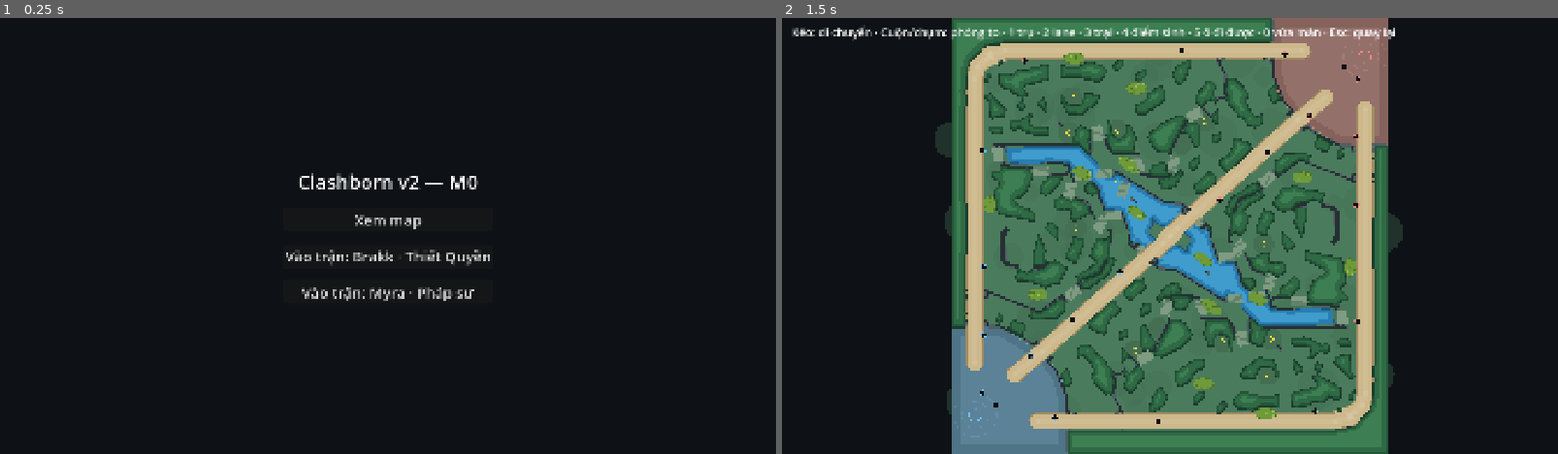
Above: before the commit, frames 1-2 (left to right).
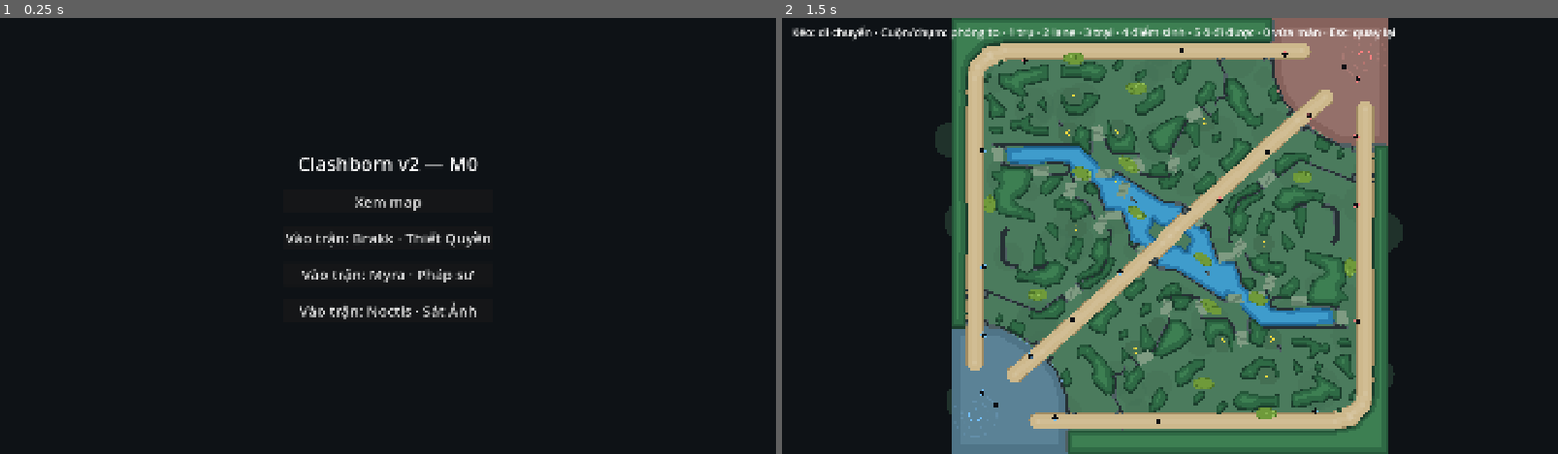
Above: after the commit, the same moments.

Repository: langhoangtien/clash-born-v2
Game: Godot game, scene res://app/main.tscn
The game is run twice, just before and just after one commit, with the same random seed, the same clock (stepped at 60 frames per second) and the same inputs.
Inputs (mouse positions are in pixels of both pictures, inside the frame that each line leads up to):
- Up to frame 1 (0.25 s): no input
- Up to frame 2 (1.5 s): click "Xem map" at 0.5 s; tap Enter at 1.25 s; move the mouse to (1340, 214) at 1.27 s; hold D from 1.28 s (still down); tap 0 at 1.35 s; click (1340, 214) at 1.42 s

The runs differ from the first frame. In frame 1, 2.5% of the frame differs, in the area x 36-64%, y 32-70%; in frame 2, nothing differs.

Commit message:
M5.4: Noctis đầy đủ + chiêu ưu tiên mục tiêu đang khóa
- test_noctis: số liệu, chí mạng PRD, Q lướt, W tàng hình + phục kích, R lộ diện + khuếch đại, 3 talent
- Q II nghe unit_died (hạ bất kỳ ai)
- QuickCast: ưu tiên mục tiêu khóa / đang đánh (CTL-06)
- màn khởi động: vào trận Noctis; vệt lướt đậm hơn
- 431 test xanh (+10), soak xanh; D-75

Co-Authored-By: Claude Opus 5.5 <noreply@anthropic.com>
Claude-Session: https://claude.ai/code/session_01U9XXiwXKA4KHDW2xJbUPmE

Diff:
--- a/app/main.gd
+++ b/app/main.gd
@@ -6,7 +6,7 @@
 const MAP_VIEWER: String = "res://app/map_viewer.tscn"
 const MATCH_SCENE: String = "res://app/match_scene.tscn"
 ## Tướng chơi thử được (tạm, tới khi có màn chọn tướng M8).
-const PLAYABLE: Array[StringName] = [&"brakk", &"myra"]
+const PLAYABLE: Array[StringName] = [&"brakk", &"myra", &"noctis"]
 
 
 func _ready() -> void:
--- a/app/quick_cast.gd
+++ b/app/quick_cast.gd
@@ -27,9 +27,16 @@
 	return Command.cast(hero.id, slot)
 
 
-## Hero địch gần nhất trong tầm, rồi đơn vị địch hợp lệ gần nhất.
+## CTL-06: mục tiêu đang khóa / đang đánh (D-75), rồi hero địch gần nhất trong tầm, rồi đơn vị
+## địch hợp lệ gần nhất.
 static func target(world: World, hero: Entity, a: AbilityInstance, reach: float) -> Entity:
 	var search: float = (reach if reach > 0.0 else 600.0) + world.balance.attack_search_bonus
+	var focus: int = hero.lock_target_id
+	if focus < 0 and hero.order.type == Order.Type.ATTACK and not hero.order.finished:
+		focus = hero.order.target_id
+	var preferred: Entity = world.find_entity(focus) if focus >= 0 else null
+	if preferred != null and Abilities.accepts(hero, a.def, preferred) and Rules.edge_distance(hero, preferred) <= search:
+		return preferred
 	var best: Entity = null
 	for e: Entity in world.entities:
 		if not Abilities.accepts(hero, a.def, e) or Rules.edge_distance(hero, e) > search:
--- a/content/effects/noctis_hunt_window.tres
+++ b/content/effects/noctis_hunt_window.tres
@@ -13,7 +13,7 @@
 
 [sub_resource type="Resource" id="Resource_0o0dh"]
 script = ExtResource("4_8x0oj")
-event = &"kill_credited"
+event = &"unit_died"
 actions = Array[ExtResource("2_fvqfo")]([SubResource("Resource_lfjgx")])
 
 [resource]
@@ -22,7 +22,7 @@
 tags = Array[StringName]([&"buff"])
 dispel = 2
 triggers = Array[ExtResource("4_8x0oj")]([SubResource("Resource_0o0dh")])
-removed_by = Array[StringName]([&"kill_credited"])
+removed_by = Array[StringName]([&"unit_died"])
 id = &"noctis_hunt_window"
 display_name = "Săn mồi"
 art_id = &"noctis_hunt_window"
--- a/tests/app/test_match_input.gd
+++ b/tests/app/test_match_input.gd
@@ -253,6 +253,29 @@
 	assert_eq(QuickCast.command(w, me, AbilityDef.Slot.Q).target_id, foe.id)
 	foe.position = Vector2(2000, 500)
 	assert_eq(QuickCast.command(w, me, AbilityDef.Slot.Q).target_id, creep.id, "không có hero thì lính gần nhất")
+
+
+func test_CTL_06_quick_cast_prefers_locked_or_attacked_target() -> void:
+	var w: World = World.new(1, load("res://content/balance/balance_settings.tres") as BalanceSettings)
+	var me: Entity = _unit_at(w, 0, Vector2(500, 500), Entity.Kind.HERO)
+	var creep: Entity = _unit_at(w, 1, Vector2(700, 500), Entity.Kind.LANE_CREEP)
+	var foe: Entity = _unit_at(w, 1, Vector2(600, 500), Entity.Kind.HERO)
+	var d: AbilityDef = AbilityDef.new()
+	d.slot = AbilityDef.Slot.Q
+	d.targeting = AbilityDef.Targeting.UNIT
+	d.values = {&"cast_range": PackedFloat32Array([400, 400, 400, 400, 400])}
+	var a: AbilityInstance = AbilityInstance.new()
+	a.def = d
+	a.slot = AbilityDef.Slot.Q
+	a.rank = 1
+	me.abilities.append(a)
+	me.lock_target_id = creep.id
+	assert_eq(QuickCast.command(w, me, AbilityDef.Slot.Q).target_id, creep.id, "mục tiêu đang khóa trước hero gần nhất")
+	me.lock_target_id = -1
+	me.order = Order.attack(creep.id)
+	assert_eq(QuickCast.command(w, me, AbilityDef.Slot.Q).target_id, creep.id, "mục tiêu đang đánh")
+	creep.position = Vector2(2000, 500)
+	assert_eq(QuickCast.command(w, me, AbilityDef.Slot.Q).target_id, foe.id, "mục tiêu khóa ra ngoài tầm tìm thì về luật cũ")
 
 
 func _unit_at(w: World, team: int, at: Vector2, kind: Entity.Kind) -> Entity:
--- /dev/null
+++ b/tests/sim/heroes/test_noctis.gd
@@ -0,0 +1,259 @@
+extends TestCase
+## M5.4: Noctis đúng bảng thiết kế (CONTENT.md), nội tại chí mạng, Q lướt, W tàng hình +
+## phục kích, R dấu tử thần, ba talent.
+
+const MAP_PATH: String = "res://data/maps/clashborn.tres"
+const BALANCE_PATH: String = "res://content/balance/balance_settings.tres"
+const EPS: float = 0.01
+const Slot := AbilityDef.Slot
+const PHYS := DamageFormulas.DamageType.PHYSICAL
+
+static var _map: MapLayout
+static var _lib: ContentLibrary
+
+
+func _world(seed_value: int = 4) -> World:
+	if _map == null:
+		_map = load(MAP_PATH) as MapLayout
+		_lib = ContentLibrary.load_dir()
+	var w: World = World.new(seed_value, load(BALANCE_PATH) as BalanceSettings)
+	w.map = _map
+	w.add_system(MovementSystem.new(), World.Phase.MOVEMENT)
+	MatchSetup.add_vision(w)
+	return w
+
+
+func _center() -> Vector2:
+	return _map.world_size() * 0.5 + Vector2(-900, 900)
+
+
+func _dir() -> Vector2:
+	return Vector2(1, -1).normalized()
+
+
+func _noctis(w: World, ranks: Array[int] = [0, 0, 0]) -> Entity:
+	var n: Entity = UnitFactory.hero(w, _lib.heroes[&"noctis"], 0, w.navigation(32.0).nearest_clear(_center()))
+	for i: int in range(3):
+		if ranks[i] > 0:
+			Abilities.set_rank(w, n, Abilities.of(n, [Slot.Q, Slot.W, Slot.R][i]), ranks[i])
+	n.mana = 5000.0
+	return n
+
+
+func _noctis20(w: World, talent: int) -> Entity:
+	var n: Entity = _noctis(w)
+	Progression.add_xp(w, n, 100000.0)
+	n.skill_points = 0
+	for slot: int in [Slot.Q, Slot.W, Slot.R]:
+		var a: AbilityInstance = Abilities.of(n, slot)
+		Abilities.set_rank(w, n, a, a.def.expected_ranks())
+	n.mana = 5000.0
+	w.submit(Command.choose_talent(n.id, talent))
+	w.step()
+	return n
+
+
+func _dummy(w: World, at: Vector2, hp: float = 100000.0, kind: Entity.Kind = Entity.Kind.HERO) -> Entity:
+	var e: Entity = Entity.new()
+	e.team = 1
+	e.kind = kind
+	e.radius = 24.0
+	e.position = at
+	e.stats = StatBlock.new(w.balance)
+	e.stats.set_base(StatId.Id.MAX_HP, hp)
+	e.stats.set_base(StatId.Id.DAMAGE_TAKEN_MULTIPLIER, 1.0)
+	e.stats.set_base(StatId.Id.MOVEMENT_SPEED, 300)
+	e.stats.set_base(StatId.Id.VISION_RANGE, 800)
+	return w.add_entity(e)
+
+
+func _values(slot: int) -> Dictionary:
+	return (_lib.heroes[&"noctis"].abilities()[slot] as AbilityDef).values
+
+
+func _check_values(v: PackedFloat32Array, expected: Array) -> void:
+	assert_eq(v.size(), expected.size())
+	for i: int in range(mini(v.size(), expected.size())):
+		assert_near(v[i], expected[i], 0.0001)
+
+
+func _steps(w: World, n: int) -> void:
+	for i: int in range(n):
+		w.step()
+
+
+func _has(e: Entity, id: StringName) -> EffectInstance:
+	for inst: EffectInstance in e.effects:
+		if inst.def.id == id:
+			return inst
+	return null
+
+
+func test_noctis_data_matches_design_tables() -> void:
+	_world()
+	var innate: Dictionary = _values(Slot.INNATE)
+	_check_values(innate[&"crit_chance"], [0.10, 0.12, 0.14, 0.16, 0.18, 0.20])
+	_check_values(innate[&"crit_multiplier"], [1.6, 1.8, 2.0, 2.2, 2.4, 2.6])
+	var q: Dictionary = _values(Slot.Q)
+	_check_values(q[&"damage"], [80.0, 120.0, 160.0, 200.0, 240.0])
+	_check_values(q[&"cooldown"], [12.0, 11.0, 10.0, 9.0, 8.0])
+	_check_values(q[&"mana"], [70.0, 75.0, 80.0, 85.0, 90.0])
+	_check_values(q[&"cast_range"], [600.0, 600.0, 600.0, 600.0, 600.0])
+	var wv: Dictionary = _values(Slot.W)
+	_check_values(wv[&"duration"], [6.0, 7.0, 8.0, 9.0, 10.0])
+	_check_values(wv[&"move_bonus"], [0.10, 0.15, 0.20, 0.25, 0.30])
+	_check_values(wv[&"ambush_damage"], [60.0, 90.0, 120.0, 150.0, 180.0])
+	_check_values(wv[&"disarm_duration"], [1.0, 1.2, 1.4, 1.6, 1.8])
+	_check_values(wv[&"cooldown"], [20.0, 19.0, 18.0, 17.0, 16.0])
+	_check_values(wv[&"mana"], [80.0, 80.0, 80.0, 80.0, 80.0])
+	_check_values(wv[&"fade_in"], [0.6, 0.6, 0.6, 0.6, 0.6])
+	var r: Dictionary = _values(Slot.R)
+	_check_values(r[&"amplify"], [0.15, 0.22, 0.30])
+	_check_values(r[&"duration"], [6.0, 6.0, 6.0])
+	_check_values(r[&"cooldown"], [60.0, 50.0, 40.0])
+	_check_values(r[&"mana"], [100.0, 125.0, 150.0])
+	_check_values(r[&"cast_range"], [500.0, 500.0, 500.0])
+	assert_near(_lib.heroes[&"noctis"].stats.attack_range, 150.0, EPS)
+
+
+func test_noctis_innate_crit_rate_and_multiplier() -> void:
+	var w: World = _world(11)
+	var n: Entity = _noctis(w)
+	Abilities.set_rank(w, n, Abilities.of(n, Slot.INNATE), 6)
+	var foe: Entity = _dummy(w, n.position + _dir() * 90.0, 10000000.0)
+	w.submit(Command.attack(n.id, foe.id))
+	var hits: int = 0
+	var crits: int = 0
+	var plain: float = -1.0
+	var big: float = -1.0
+	for i: int in range(30 * 400):
+		w.step()
+		for ev: GameEvent in w.events:
+			if ev.type == &"attack_landed" and ev.source_id == n.id:
+				hits += 1
+				if ev.reason == &"crit":
+					crits += 1
+					big = ev.amount
+				else:
+					plain = ev.amount
+	assert_near(float(crits) / hits, 0.20, 0.04, "bậc 6: 20%% (%d/%d)" % [crits, hits])
+	assert_near(big / plain, 2.6, 0.01, "hệ số 2.6×")
+
+
+func test_noctis_q_dashes_and_hits_physical() -> void:
+	var w: World = _world()
+	var n: Entity = _noctis(w, [3, 0, 0])
+	var foe: Entity = _dummy(w, n.position + _dir() * 500.0)
+	w.step()
+	w.submit(Command.cast(n.id, Slot.Q, foe.id))
+	_steps(w, 2)
+	assert_true(n.dash != null and Rules.has_state(n, UnitState.Id.UNTARGETABLE), "đang lướt: không thể bị nhắm")
+	_steps(w, 12)
+	assert_true(n.dash == null)
+	assert_near(foe.health, 100000.0 - 160.0 * Rules.damage_factor(w, foe, PHYS), 0.05, "cấp 3: 160 vật lý")
+
+
+func test_noctis_w_invisible_after_fade_then_ambush_once() -> void:
+	var w: World = _world()
+	var n: Entity = _noctis(w, [0, 2, 0])
+	var foe: Entity = _dummy(w, n.position + _dir() * 400.0)
+	var speed: float = n.stats.get_stat(StatId.Id.MOVEMENT_SPEED)
+	w.step()
+	w.submit(Command.cast(n.id, Slot.W))
+	_steps(w, 2)
+	assert_near(n.stats.get_stat(StatId.Id.MOVEMENT_SPEED), speed * 1.15, 0.5, "cấp 2: +15% tốc chạy")
+	assert_true(Rules.is_visible(1, n), "đang hiện dần thì địch còn thấy")
+	_steps(w, 18)
+	assert_false(Rules.is_visible(1, n), "sau 0.6 s thì tàng hình")
+	w.submit(Command.attack(n.id, foe.id))
+	var landed: Array[float] = []
+	for i: int in range(120):
+		w.step()
+		for ev: GameEvent in w.events:
+			if ev.type == &"damage_taken" and ev.target_id == foe.id:
+				landed.append(ev.amount)
+		if i == 30:
+			assert_true(Rules.is_visible(1, n), "đánh thì hiện hình")
+			assert_true(Rules.has_state(foe, UnitState.Id.DISARMED), "trúng đòn phục kích: cấm đánh")
+			var d: EffectInstance = _has(foe, &"disarm")
+			assert_eq(d.end_tick - d.start_tick, 36, "cấp 2: 1.2 s")
+	var ambush: float = 90.0 * Rules.damage_factor(w, foe, PHYS)
+	assert_eq(landed.filter(func(a: float) -> bool: return absf(a - ambush) < 0.05).size(), 1, "phục kích chỉ một lần")
+	assert_true(_has(n, &"ambush_ready") == null)
+
+
+func test_noctis_w_casting_breaks_veil_and_ambush() -> void:
+	var w: World = _world()
+	var n: Entity = _noctis(w, [1, 1, 0])
+	var foe: Entity = _dummy(w, n.position + _dir() * 500.0)
+	w.step()
+	w.submit(Command.cast(n.id, Slot.W))
+	_steps(w, 25)
+	w.submit(Command.cast(n.id, Slot.Q, foe.id))
+	_steps(w, 3)
+	assert_true(_has(n, &"shadow_veil") == null, "dùng chiêu thì hiện hình")
+	assert_true(_has(n, &"ambush_ready") == null, "và mất đòn phục kích")
+
+
+func test_noctis_r_reveals_anywhere_and_amplifies() -> void:
+	var w: World = _world()
+	var n: Entity = _noctis(w, [0, 0, 2])
+	var foe: Entity = _dummy(w, n.position + _dir() * 400.0)
+	w.step()
+	w.submit(Command.cast(n.id, Slot.R, foe.id))
+	_steps(w, 2)
+	assert_near(foe.stats.get_stat(StatId.Id.DAMAGE_TAKEN_MULTIPLIER), 1.22, EPS, "cấp 2: nhận thêm 22%")
+	Effects.apply(w, foe, _lib.effects[&"shadow_veil"], foe, {&"fade_in": 0.0, &"move_bonus": 0.0}, "10")
+	foe.position = n.position + _dir() * 4000.0
+	_steps(w, 2)
+	assert_true(Rules.is_visible(0, foe), "lộ diện: thấy ở mọi nơi kể cả tàng hình")
+	_steps(w, 6 * 30)
+	assert_false(Rules.is_visible(0, foe), "hết 6 s")
+	assert_near(foe.stats.get_stat(StatId.Id.DAMAGE_TAKEN_MULTIPLIER), 1.0, EPS)
+
+
+func test_noctis_q_ii_kill_within_window_resets_q() -> void:
+	for late: bool in [false, true]:
+		var w: World = _world()
+		var n: Entity = _noctis20(w, Slot.Q)
+		var foe: Entity = _dummy(w, n.position + _dir() * 300.0, 2000.0)
+		w.submit(Command.cast(n.id, Slot.Q, foe.id))
+		_steps(w, 2)
+		var q: AbilityInstance = Abilities.of(n, Slot.Q)
+		assert_true(q.ready_tick > w.tick, "Q đang hồi")
+		_steps(w, 50 if late else 8)
+		var r: DamageRequest = DamageRequest.new()
+		r.source_id = n.id
+		r.target_id = foe.id
+		r.raw = 5000.0
+		r.damage_type = DamageFormulas.DamageType.PURE
+		w.damage_requests.append(r)
+		_steps(w, 2)
+		assert_false(foe.alive)
+		if late:
+			assert_true(q.ready_tick > w.tick, "hạ sau 1.3 s: không hồi lại")
+		else:
+			assert_true(q.ready_tick <= w.tick, "hạ trong 1.3 s: Q sẵn sàng ngay")
+
+
+func test_noctis_w_ii_no_fade_and_regen() -> void:
+	var w: World = _world()
+	var n: Entity = _noctis20(w, Slot.W)
+	_dummy(w, n.position + _dir() * 400.0)
+	var regen: float = n.stats.get_stat(StatId.Id.HP_REGEN)
+	w.submit(Command.cast(n.id, Slot.W))
+	_steps(w, 2)
+	assert_false(Rules.is_visible(1, n), "fade in 0 s")
+	assert_near(n.stats.get_stat(StatId.Id.HP_REGEN), regen + n.stats.get_stat(StatId.Id.MAX_HP) * 0.03, 0.05, "hồi 3% máu tối đa mỗi giây")
+
+
+func test_noctis_r_ii_stronger_mark_and_silence() -> void:
+	var w: World = _world()
+	var n: Entity = _noctis20(w, Slot.R)
+	var foe: Entity = _dummy(w, n.position + _dir() * 400.0)
+	w.submit(Command.cast(n.id, Slot.R, foe.id))
+	_steps(w, 2)
+	assert_near(foe.stats.get_stat(StatId.Id.DAMAGE_TAKEN_MULTIPLIER), 1.40, EPS, "30% + 10%")
+	assert_true(Rules.has_state(foe, UnitState.Id.SILENCED))
+	var s: EffectInstance = _has(foe, &"silence")
+	assert_eq(s.end_tick - s.start_tick, 45, "câm 1.5 s")
--- a/view/units/units_view.gd
+++ b/view/units/units_view.gd
@@ -51,8 +51,8 @@
 			if e.dash != null:  # ABL-08: vệt lướt
 				var at: Vector2 = display_position(e)
 				var col: Color = _team_color(e.team).lightened(0.4)
-				draw_line(at - e.facing * 110.0, at, Color(col, 0.25), e.radius * 1.6, true)
-				draw_line(at - e.facing * 70.0, at, Color(col, 0.5), e.radius * 0.8, true)
+				draw_line(at - e.facing * 110.0, at, Color(col, 0.4), e.radius * 1.6, true)
+				draw_line(at - e.facing * 70.0, at, Color(col, 0.8), e.radius * 0.8, true)
 			_draw_unit(e, display_position(e))
 	for r: Array in world.recent_areas:
 		var age: float = (world.tick - r[2]) / 15.0
Not shown, added: tests/sim/heroes/test_noctis.gd.uid
Not shown, changed: docs/CONTENT.md
Not shown, changed: docs/DECISIONS.md
Not shown, changed: docs/GAME_RULES.md
Not shown, changed: docs/ROADMAP.md
